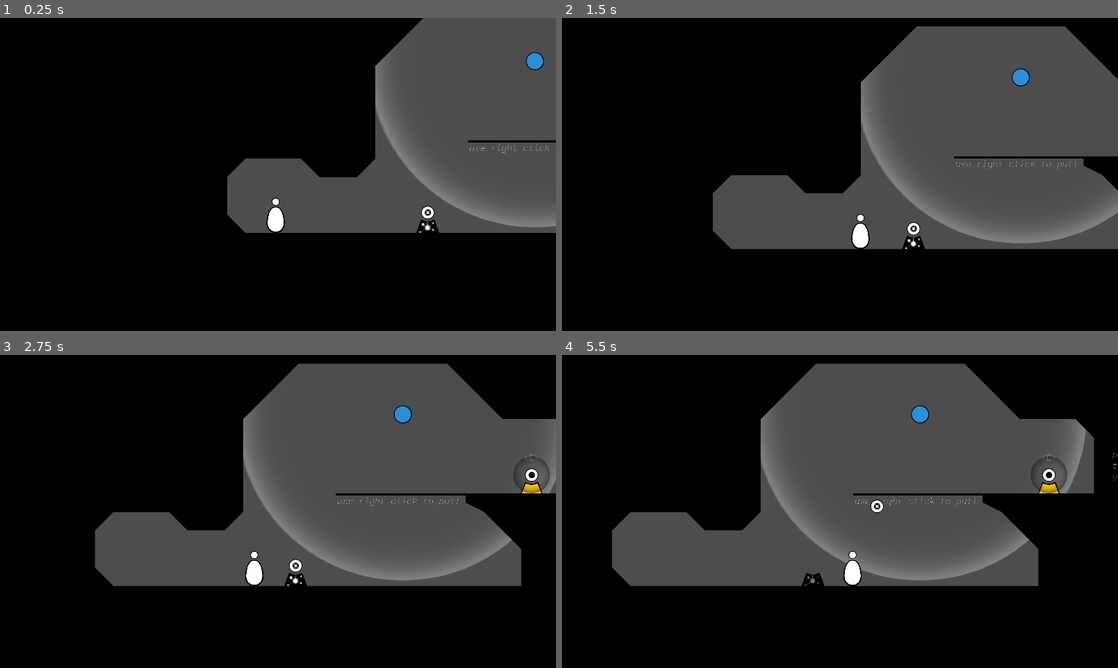
Above: before the commit, frames 1-4 (two rows, left to right).
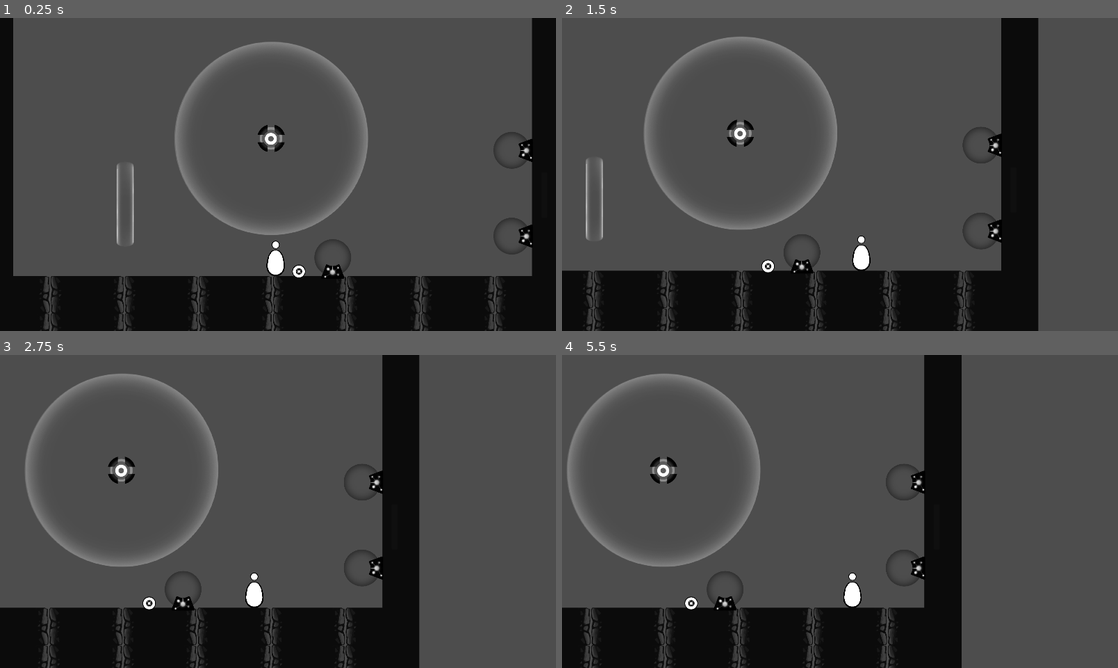
Above: after the commit, the same moments.

Repository: Lukko-Digital/upwell
Game: Godot game, scene res://src/levels/sandbox.tscn
Two runs of this game, one before a commit and one after it. Both use one fixed random seed, a clock stepped at 60 frames per second and the inputs below. Before the commit the project starts from res://src/game.tscn.
Inputs (mouse positions are in pixels of both pictures, inside the frame that each line leads up to):
- Up to frame 1 (0.25 s): no input
- Up to frame 2 (1.5 s): tap Enter at 0.5, 1.25 s; move the mouse to (962, 158) at 0.52 s; hold E (interact) 0.53-1.28 s; hold D (right) from 0.53 s (still down); click (962, 158) at 0.67 s; tap Space (jump) at 0.77 s; move the mouse to (728, 190) at 1.27 s; tap Shift (orbit) at 1.35 s
- Up to frame 3 (2.75 s): tap Space (jump) at 1.52 s; tap Enter at 2 s; move the mouse to (333, 442) at 2.02 s; release D (right) at 2.03 s; press the mouse at (333, 442) at 2.03 s; hold A (left) from 2.03 s (still down)
- Up to frame 4 (5.5 s): tap Enter at 2.75, 3.5, 4.25 s; move the mouse to (812, 574) at 2.77 s; release A (left) at 2.78 s; release the mouse at (812, 574) at 2.78 s; hold D (right) 2.78-4.28 s; tap E (interact) at 2.85 s; click (812, 574) at 2.92 s; tap Space (jump) at 3.02, 3.77, 4.52 s; move the mouse to (1006, 558) at 3.52 s; hold Shift (orbit) 3.53-4.28 s; move the mouse to (673, 464) at 4.27 s; hold A (left) 4.28-5.03 s; click (673, 464) at 4.35 s; move the mouse to (867, 511) at 5.02 s; hold D (right) from 5.03 s (still down); hold E (interact) from 5.03 s (still down); click (867, 511) at 5.17 s

The runs differ from the first frame. In frame 1, 61% of the frame differs, in the area x 2-100%, y 0-100%; in frame 2, 57%; in frame 3, 56%; in frame 4, 56%.
Error before the commit: Parse Error: Function "_set_has_clicker()" not found in base ClickerHolder. (res://src/holder/clicker_receiver.gd:8)

Commit message:
clickers have homes and blocker sends them back to home add clicker collision layer

Diff:
--- a/project.godot
+++ b/project.godot
@@ -11,7 +11,7 @@
 [application]
 
 config/name="upwell"
-run/main_scene="res://src/game.tscn"
+run/main_scene="res://src/levels/sandbox.tscn"
 config/features=PackedStringArray("4.2", "Forward Plus")
 run/max_fps=60
 config/icon="res://icon.svg"
@@ -93,7 +93,7 @@
 2d_physics/layer_2="PLAYER"
 2d_physics/layer_3="GRAVITY"
 2d_physics/layer_4="INTERACTABLE"
-2d_physics/layer_5="DRILL"
+2d_physics/layer_5="CLICKER"
 
 [physics]
 
--- a/src/clicker/clicker.tscn
+++ b/src/clicker/clicker.tscn
@@ -23,7 +23,7 @@
 radius = 32.0624
 
 [node name="ClickerBody" type="RigidBody2D" node_paths=PackedStringArray("grav_component", "glow_sprite")]
-collision_layer = 0
+collision_layer = 16
 physics_material_override = SubResource("PhysicsMaterial_w1b0y")
 freeze_mode = 1
 angular_damp = 10.0
--- a/src/clicker/clicker_body.gd
+++ b/src/clicker/clicker_body.gd
@@ -1,6 +1,9 @@
 extends RigidBody2D
 class_name ClickerBody
 
+## Only needs to be set when a clicker doesn't start in a holder. Holders will
+## set the home of clickers that they start with.
+@export var home_holder: ClickerHolder = null
 @export var grav_component: GravitizedComponent
 @export var glow_sprite: Sprite2D
 
@@ -43,6 +46,9 @@
 		remove_from_tree()
 	parent.add_child.call_deferred(self)
 
+func return_to_home():
+	home_holder.owned_clicker = self
+
 func _on_holder_detector_area_entered(area: Area2D) -> void:
 	if not area is ClickerHolder:
 		return
--- a/src/holder/clicker_holder.gd
+++ b/src/holder/clicker_holder.gd
@@ -48,6 +48,7 @@
 
 	if starts_with_clicker:
 		var instance: ClickerBody = clicker_scene.instantiate()
+		instance.home_holder = self
 		owned_clicker = instance
 
 	catcher_field.visible = is_catcher
--- a/src/level_elements/powered_objects/clicker_blocker.tscn
+++ b/src/level_elements/powered_objects/clicker_blocker.tscn
@@ -4,9 +4,13 @@
 [ext_resource type="Script" path="res://src/powered_objects/clicker_blocker.gd" id="1_s7tk3"]
 
 [node name="ClickerBlocker" type="Area2D" node_paths=PackedStringArray("sprite")]
+collision_layer = 0
+collision_mask = 16
 script = ExtResource("1_s7tk3")
 sprite = NodePath("Sprite2D")
 
 [node name="Sprite2D" type="Sprite2D" parent="."]
 texture = ExtResource("1_nvm2y")
 hframes = 2
+
+[connection signal="body_entered" from="." to="." method="_on_body_entered"]
--- a/src/levels/sandbox.tscn
+++ b/src/levels/sandbox.tscn
@@ -8,6 +8,7 @@
 [ext_resource type="Script" path="res://src/holder/timed_multi_receiver.gd" id="6_cx8q5"]
 [ext_resource type="PackedScene" uid="uid://hxthntbfyogp" path="res://src/level_elements/holder/timed_multi_receiver_bar.tscn" id="7_spfoi"]
 [ext_resource type="PackedScene" uid="uid://chbldv4vsxwky" path="res://src/level_elements/powered_objects/clicker_blocker.tscn" id="8_a7kg3"]
+[ext_resource type="PackedScene" uid="uid://rc5k8wvetpt6" path="res://src/clicker/clicker.tscn" id="9_0e2kt"]
 
 [sub_resource type="RectangleShape2D" id="RectangleShape2D_82j2m"]
 size = Vector2(3628, 20)
@@ -53,6 +54,7 @@
 
 [node name="ClickerHolder" parent="." instance=ExtResource("5_iwbtf")]
 position = Vector2(415, -28)
+starts_with_clicker = false
 is_catcher = true
 
 [node name="OrbitAG" parent="." instance=ExtResource("5_nm78b")]
@@ -91,3 +93,7 @@
 
 [node name="CollisionShape2D" type="CollisionShape2D" parent="ClickerBlocker"]
 shape = SubResource("CapsuleShape2D_nghfi")
+
+[node name="ClickerBody" parent="." node_paths=PackedStringArray("home_holder") instance=ExtResource("9_0e2kt")]
+position = Vector2(181, -41)
+home_holder = NodePath("../ClickerHolder")
--- a/src/powered_objects/clicker_blocker.gd
+++ b/src/powered_objects/clicker_blocker.gd
@@ -10,3 +10,7 @@
 	# Expects a capsule CollisionShape2D called "CollisionShape2D"
 	sprite.scale.x = $CollisionShape2D.shape.radius / DEFAULT_WIDTH
 	sprite.scale.y = $CollisionShape2D.shape.height / DEFAULT_HEIGHT
+
+func _on_body_entered(body: Node2D) -> void:
+	if body is ClickerBody:
+		body.return_to_home()
Not shown: 1 places in src/levels/sandbox.tscn that only renumber resources
